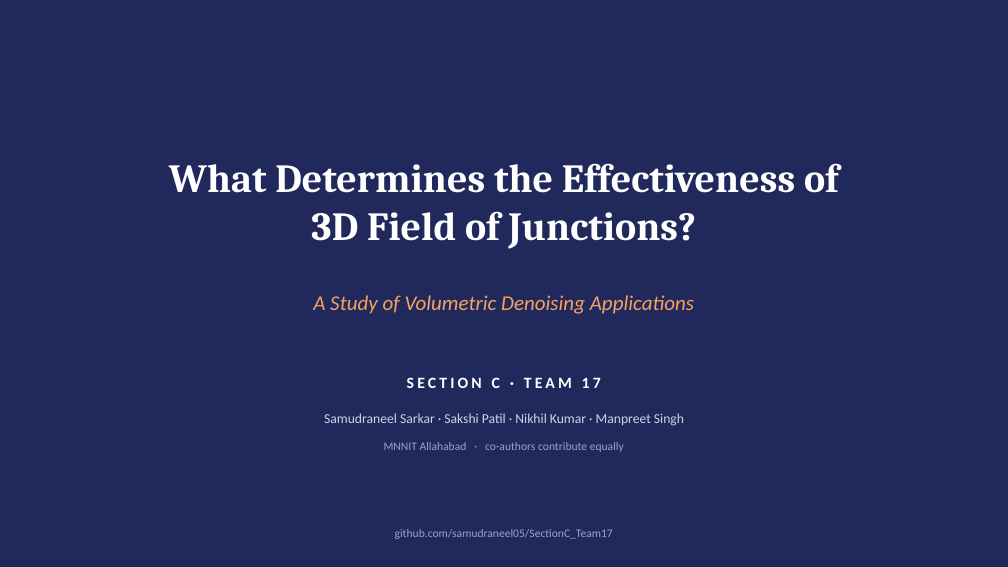
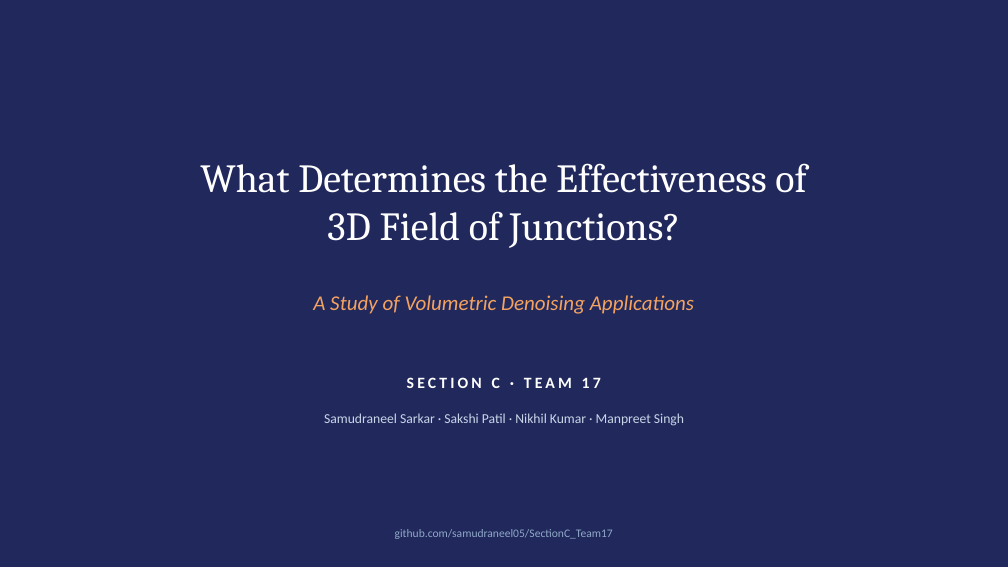
Before and after one commit to samudraneel05/SectionC_Team17, a slide deck: slide 1 of presentation/SectionC_Team17_presentation.pptx. Drawn at 1008x567 pixels with LibreOffice and Linux fonts; fonts in the diff are those of the drawing. Boxes give left, top, right and bottom in pixels: in the first picture for what was removed or moved away, otherwise in the second. Text is boxed around its words. In the diff, an @@ line names an element or a change of style, - is before the commit and + after.

```diff
--- a/presentation/SectionC_Team17_presentation.pptx
+++ b/presentation/SectionC_Team17_presentation.pptx
@@ text "What Determines the Effectiveness of": place and size @@
-text "What Determines the Effectiveness of" at (169, 163, 839, 249)
+text "What Determines the Effectiveness of" at (200, 163, 807, 248)
@@ text "What Determines the Effectiveness of" at (200, 163, 807, 248): bold off @@
@@ text removed at (384, 442, 624, 452) @@
-MNNIT Allahabad · co-authors contribute equally
```
Also in this commit, not shown: 9 other slides changed, 5 other files.
